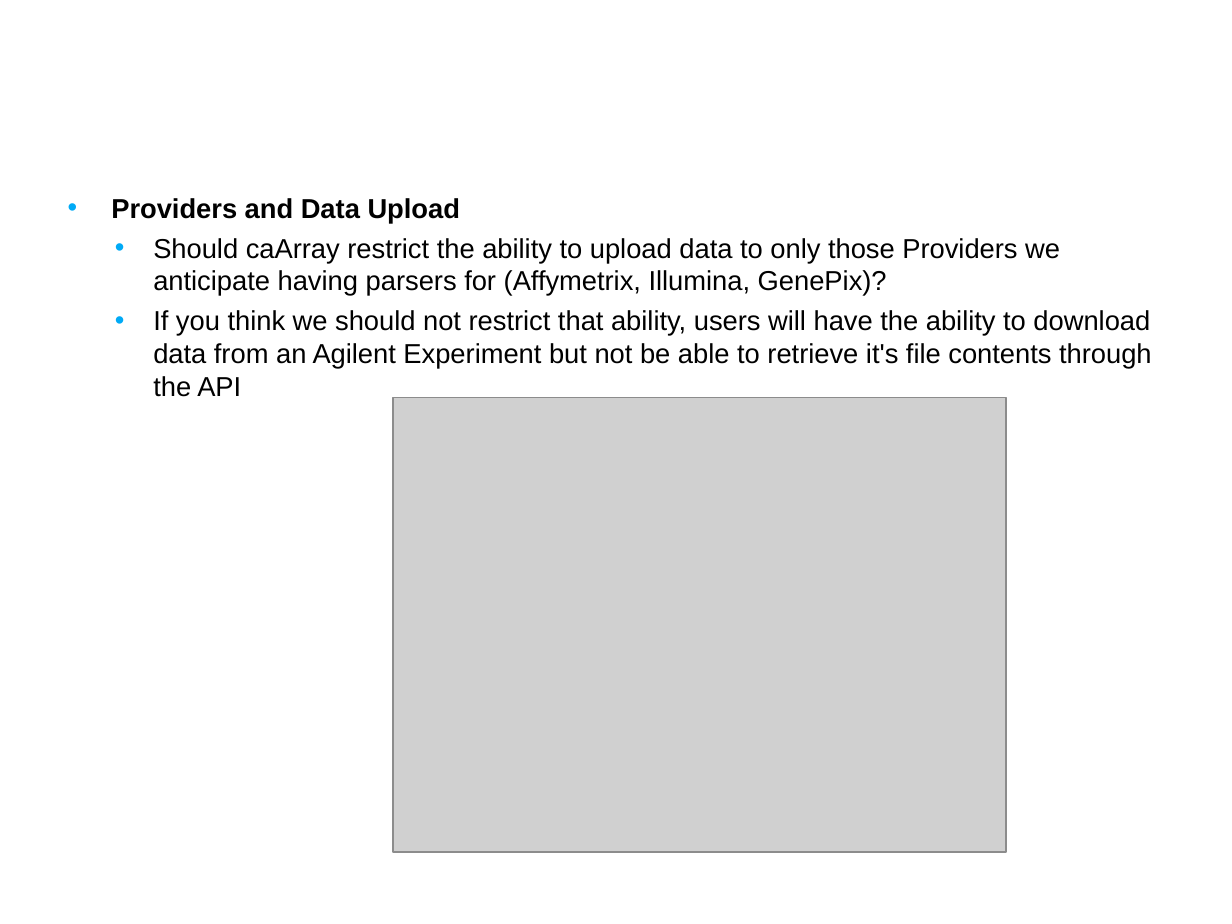
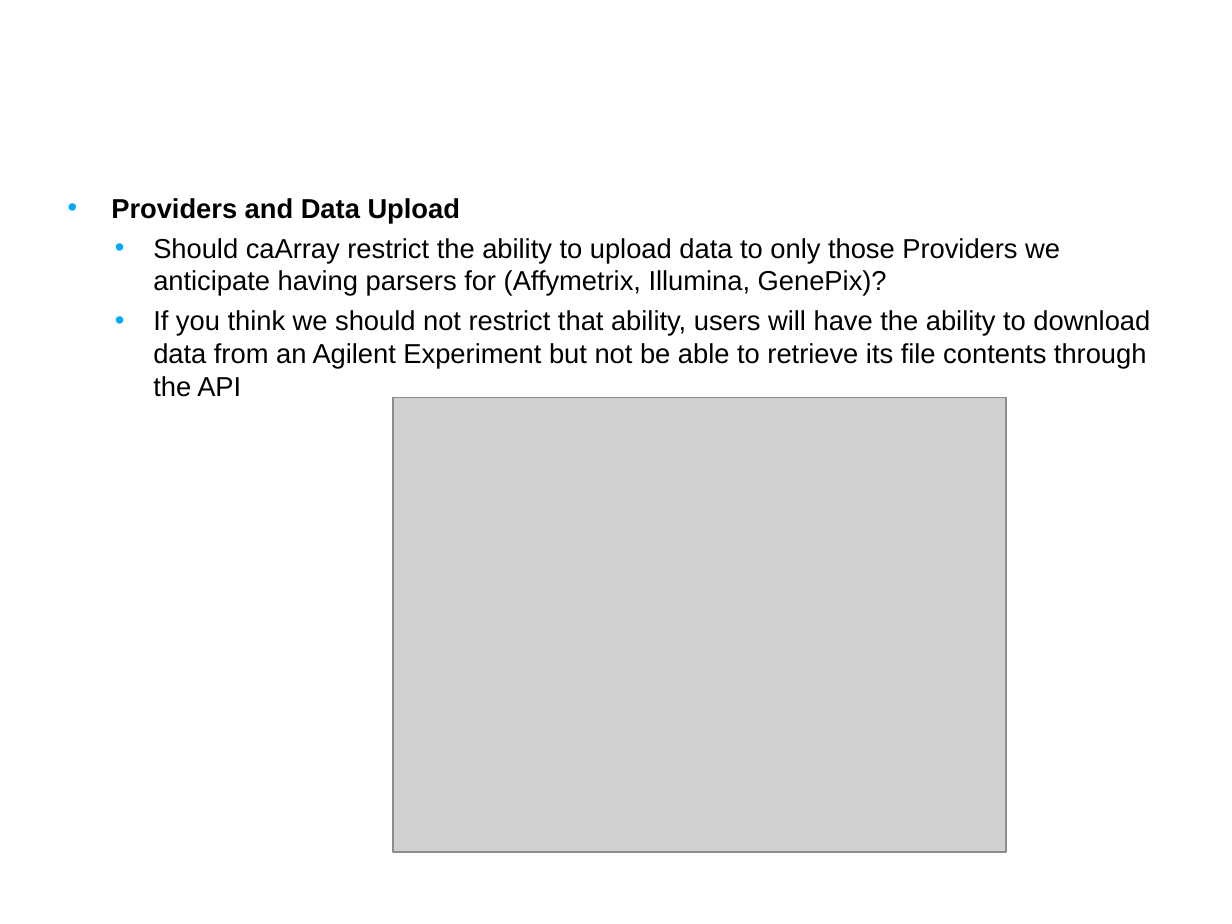
Before and after one commit to NCIP/caarray-docs, a slide deck: slide 18 of project_management/open_meetings/caArray User Community Meeting Oct17.ppt (slide 13 before the commit). Drawn at 1232x924 pixels with LibreOffice and Linux fonts; fonts in the diff are those of the drawing; grey boxes stand for pictures; background and template pictures are left out. Boxes give left, top, right and bottom in pixels: in the first picture for what was removed or moved away, otherwise in the second. Text is boxed around its words. In the diff, an @@ line names an element or a change of style, - is before the commit and + after.

```diff
--- a/project_management/open_meetings/caArray User Community Meeting Oct17.ppt
+++ b/project_management/open_meetings/caArray User Community Meeting Oct17.ppt
@@ text at [153, 310, 1150, 397]: text changed @@
-  • If you think we should not restrict that ability, users will have the ability to download data from an Agilent Experiment but not be able to retrieve it's file contents through the API
+  • If you think we should not restrict that ability, users will have the ability to download data from an Agilent Experiment but not be able to retrieve its file contents through the API
```
Also in this commit, not shown: 5 other slides changed, 6 slides added, 1 slide removed.
